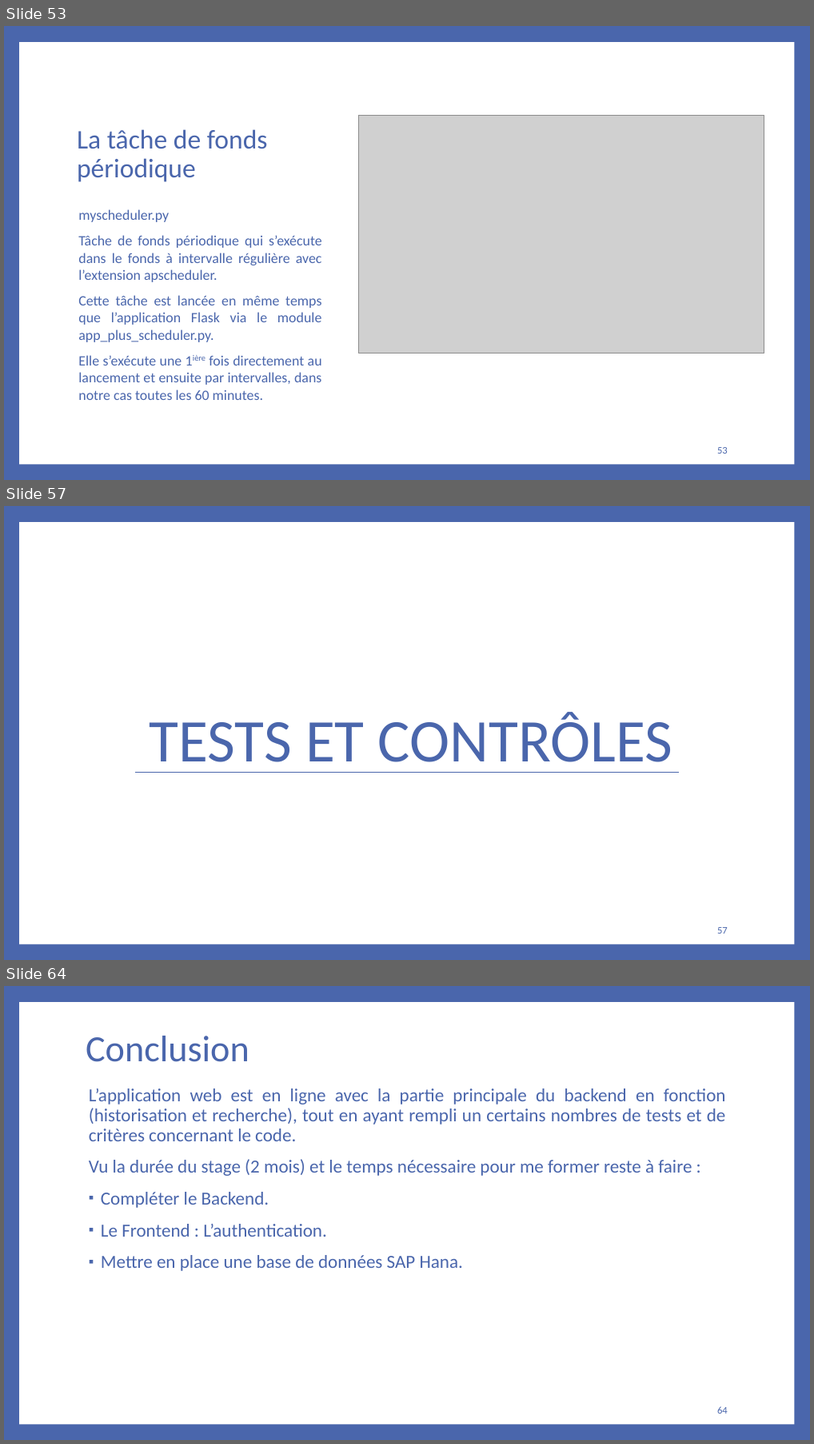
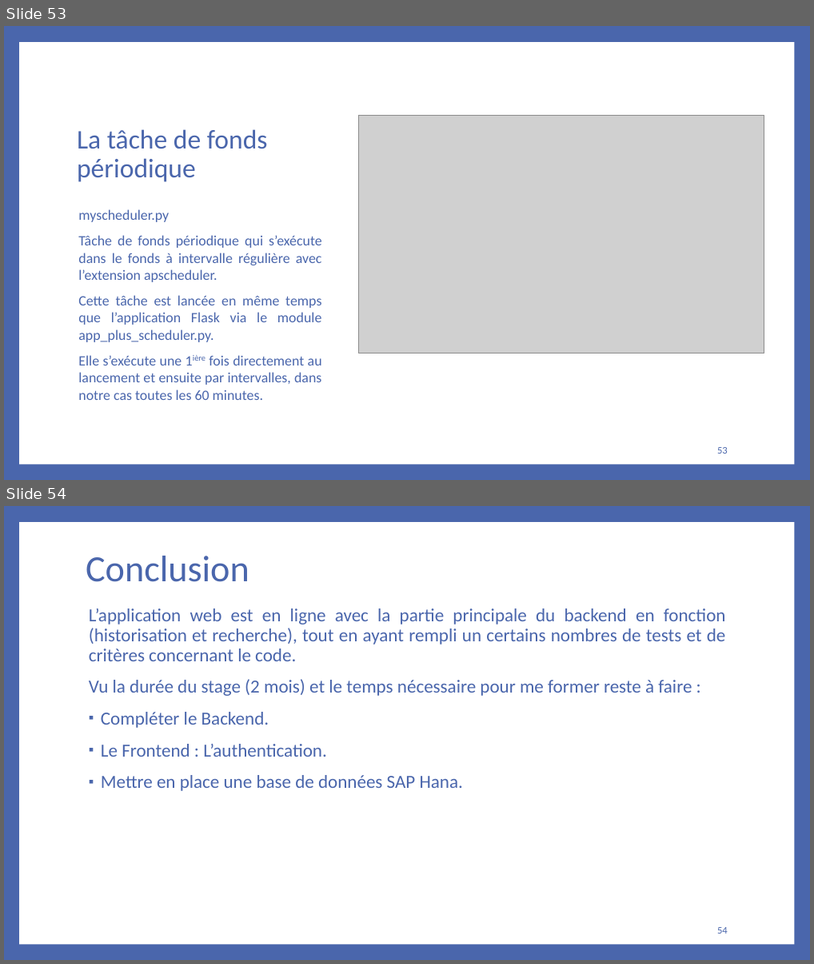
Before and after one commit to bakedpotato191/projet, a slide deck: rapport.PPTX. Shown one above the other, each under a label of ours: slides 53, 57 and 64 before the commit, slides 53 and 54 after it; the slides between them are not shown. The pictures are 814x1444 and 814x964 pixels, drawn with LibreOffice and Linux fonts; fonts in the diff are those of the drawing; grey boxes stand for pictures. Boxes give left, top, right and bottom in pixels: in the first picture for what was removed or moved away, otherwise in the second. Text is boxed around its words. In the diff, an @@ line names an element or a change of style, - is before the commit and + after.

```diff
--- a/rapport.PPTX
+++ b/rapport.PPTX
@@ slide 57 removed at bbox=[4, 506, 810, 960], background #4A66AC; not listed: 1 template element that a slide beside it also shows @@
@@ title removed at bbox=[150, 712, 673, 772] @@
-TESTS ET CONTRÔLES
@@ line removed from (135, 772) to (680, 772) @@
@@ page number removed at bbox=[718, 927, 728, 933] @@
-57
@@ what was slide 64 is now slide 54 @@
@@ page number at bbox=[718, 927, 728, 933]: text changed @@
-64
+54
```
Also in this commit, not shown: 9 other slides removed, 44 other files.
